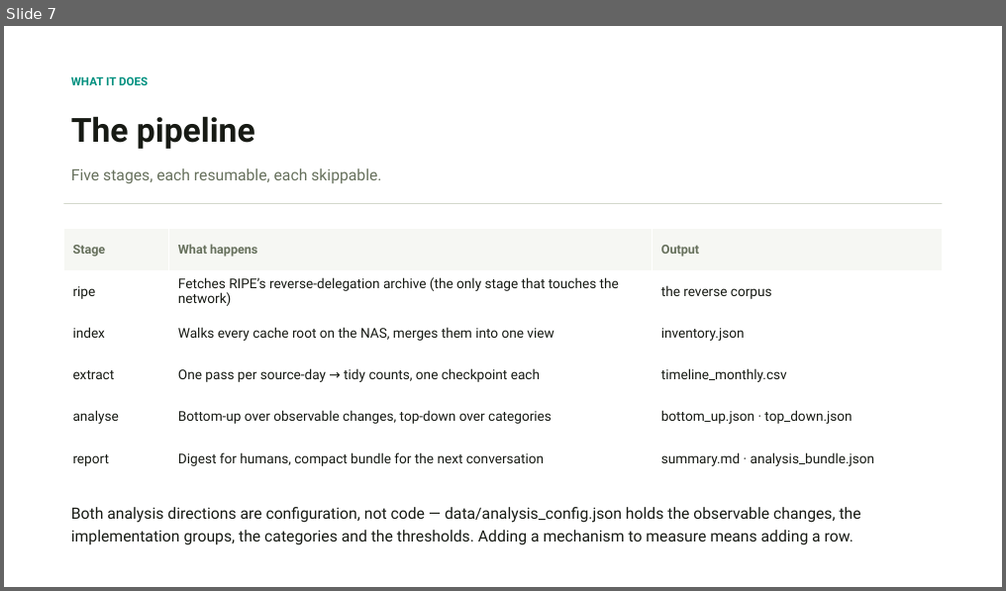
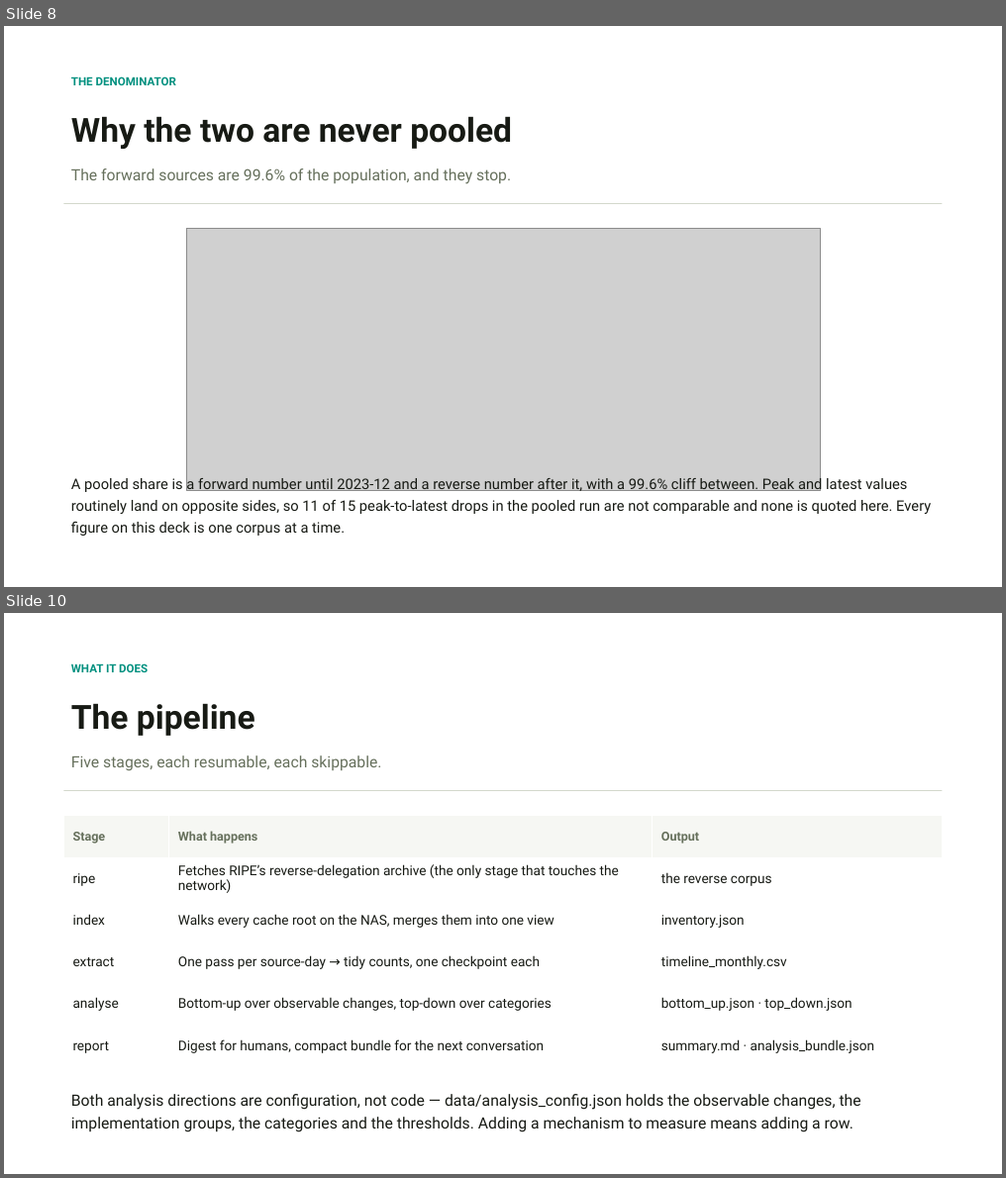
Before and after one commit to j776w781/rfc_adoption, a slide deck: out/analysis/dnssec_framework.pptx. Shown one above the other, each under a label of ours: slide 7 before the commit, slides 8 and 10 after it; the slides between them are not shown. The pictures are 1006x591 and 1006x1178 pixels, drawn with LibreOffice and Linux fonts; fonts in the diff are those of the drawing; grey boxes stand for pictures. Boxes give left, top, right and bottom in pixels: in the first picture for what was removed or moved away, otherwise in the second. Text is boxed around its words. In the diff, an @@ line names an element or a change of style, - is before the commit and + after.

```diff
--- a/out/analysis/dnssec_framework.pptx
+++ b/out/analysis/dnssec_framework.pptx
@@ slide 8 added at (4,26,1002,587), background #FFFFFF @@
@@ text added at (71,76,176,85), 11 pt, text #00907F, bold @@
+THE DENOMINATOR
@@ text added at (71,116,512,149), 32 pt, text #171A14, bold @@
+Why the two are never pooled
@@ text added at (71,169,511,184), 15 pt, text #66705C @@
+The forward sources are 99.6% of the population, and they stop.
@@ rectangle added at (63,203,943,204), fill #D3D8CC @@
@@ picture added at (186,229,820,491) @@
@@ text added at (71,475,931,536), 14 pt, text #171A14 @@
+A pooled share is a forward number until 2023-12 and a reverse number after it, with a 99.6% cliff between. Peak and latest values routinely land on opposite sides, so 11 of 15 peak-to-latest drops in the pooled run are not comparable and none is quoted here. Every figure on this deck is one corpus at a time.
@@ what was slide 7 is now slide 10 @@
```
Also in this commit, not shown: 2 slides changed, 2 other slides added, 8 other files.
